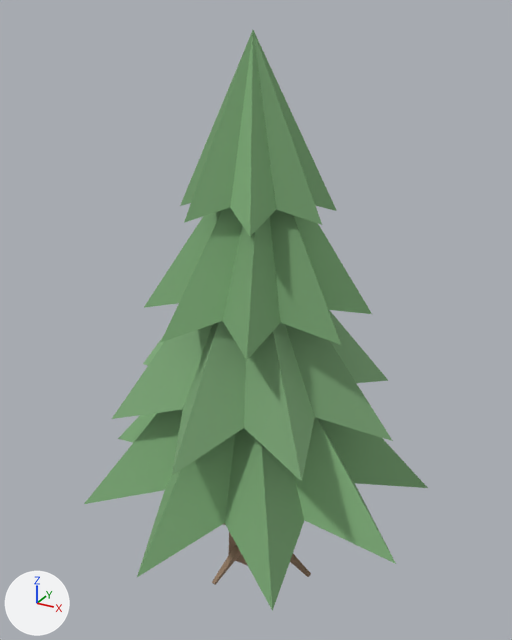
What one commit did to the Blender file art/props/pine_3/pine_3.blend.
Camera for both pictures: a 50 mm lens placed at (2.43, -4.43, 4.44), pointed at (-0.02, 0.02, 2.21). Arrows for +X, +Y and +Z are at lower left; the lights stay in place. The first picture is the older version.

In view in the first picture: 'pine_3.001'.
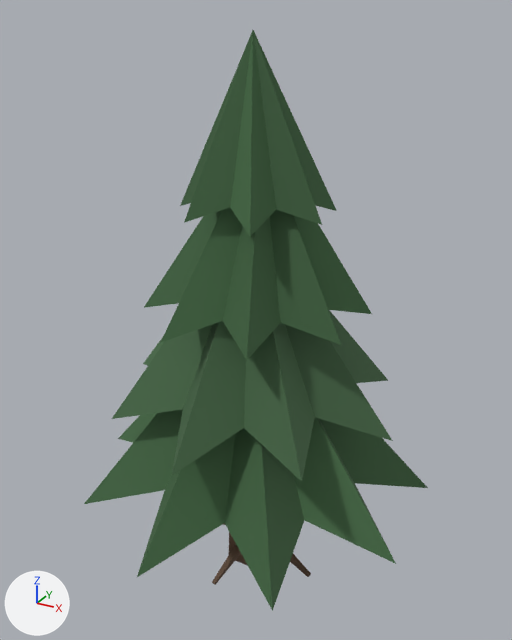
Edits to the scene script, one JSON object a line:
```json
{"block": "me_pine_3", "where": "me_pine_3.from_pydata(...)  # 510 vertices, 159 faces; spans x -1.45..1.39, y -1.44..1.41, z -0.01..4.31"}
{"block": "me_pine_3", "where": "# used by ob_pine_3_001; location = (0.0, 0.0, 0.0)"}
{"block": "me_pine_3", "change": "me_pine_3 part 1: 129 faces centred in x -0.78..0.75, y -0.76..0.76, z 0.95..3.54 are repainted in the vertex colours; the middle colour goes from greyish green #748868 to dark green #3b5138"}
{"block": "me_pine_3", "change": "me_pine_3 part 2: 30 faces centred in x -0.57..0.57, y -0.57..0.57, z 0.0..0.92 are repainted in the vertex colours; the middle colour goes from brown #9b8169 to brown #614b38"}
```

Boxes [x1, y1, x2, y2] around the edits, measured in the pictures (512 x 640 px):
```json
{"part": 1, "of": "me_pine_3", "change": "recoloured", "before": [84, 30, 428, 611], "after": [84, 30, 428, 611], "on screen": "greyish green to dark green"}
{"part": 2, "of": "me_pine_3", "change": "recoloured", "before": [212, 523, 311, 585], "after": [212, 523, 311, 585]}
```
